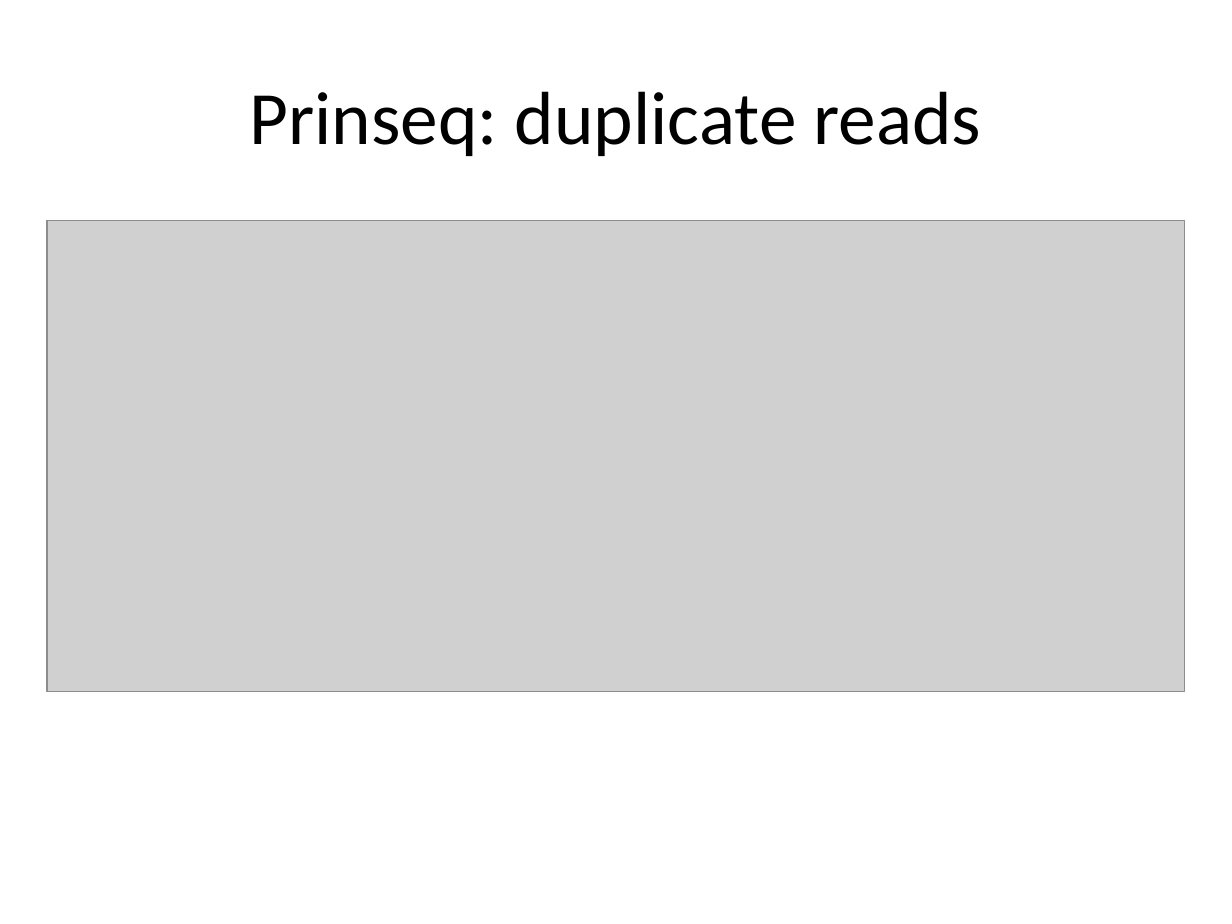
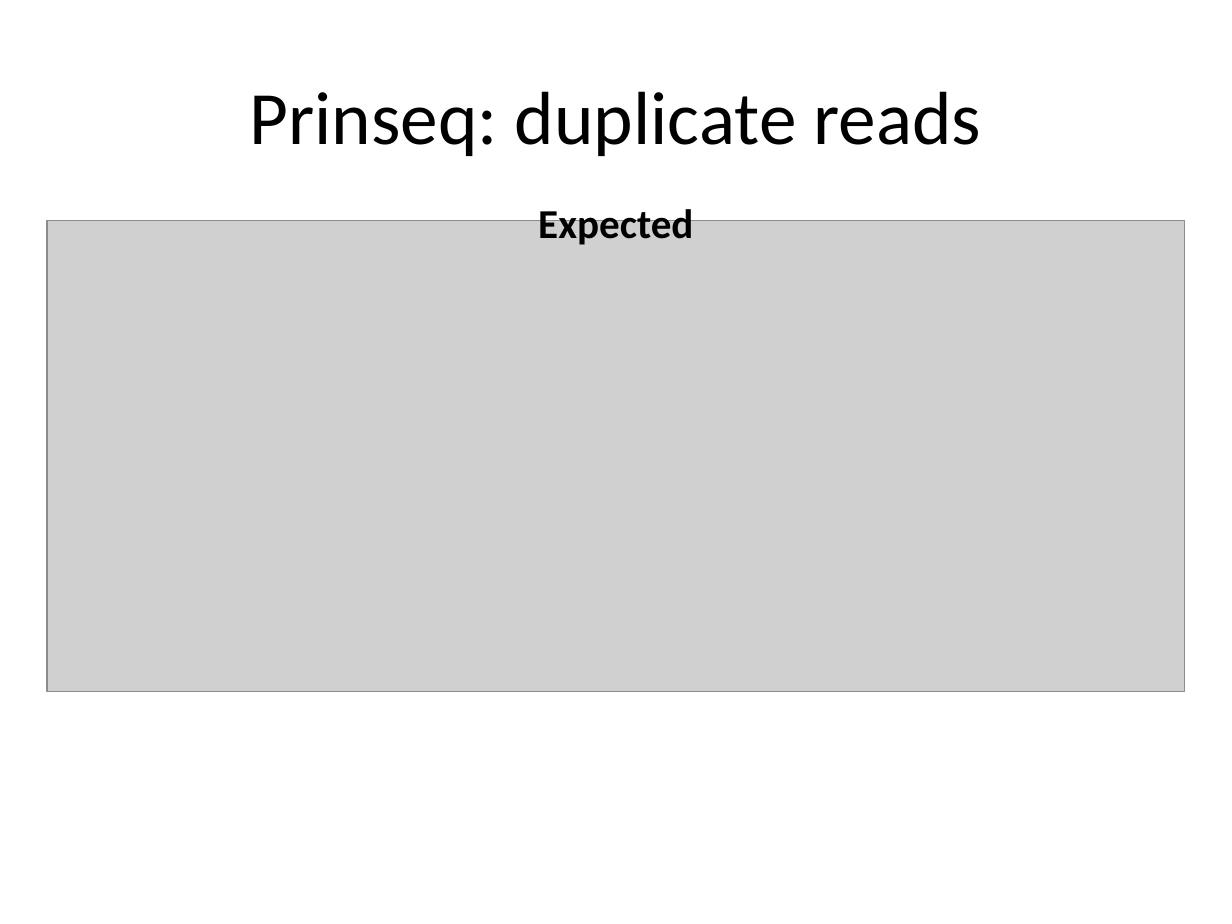
Before and after one commit to lexnederbragt/denovo-assembly-tutorial, a slide deck: slide 22 of presentations/Practical_1_preparing_and_QC_of_sequence_ data.pptx (slide 19 before the commit). Drawn at 1232x924 pixels with LibreOffice and Linux fonts; fonts in the diff are those of the drawing; grey boxes stand for pictures. Boxes give left, top, right and bottom in pixels: in the first picture for what was removed or moved away, otherwise in the second. Text is boxed around its words. In the diff, an @@ line names an element or a change of style, - is before the commit and + after.

```diff
--- a/presentations/Practical_1_preparing_and_QC_of_sequence_ data.pptx
+++ b/presentations/Practical_1_preparing_and_QC_of_sequence_ data.pptx
@@ text added at <box>538,204,693,245</box>, 24 pt, text #000000, bold @@
+Expected
```
Also in this commit, not shown: 8 other slides changed, 3 slides added, 1 slide removed.
